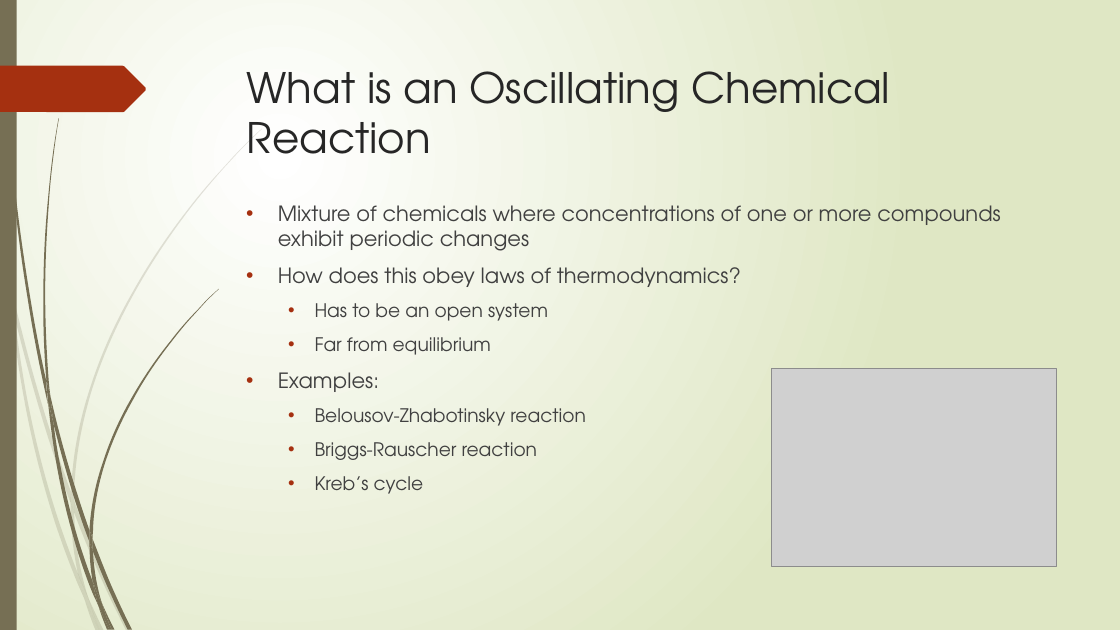
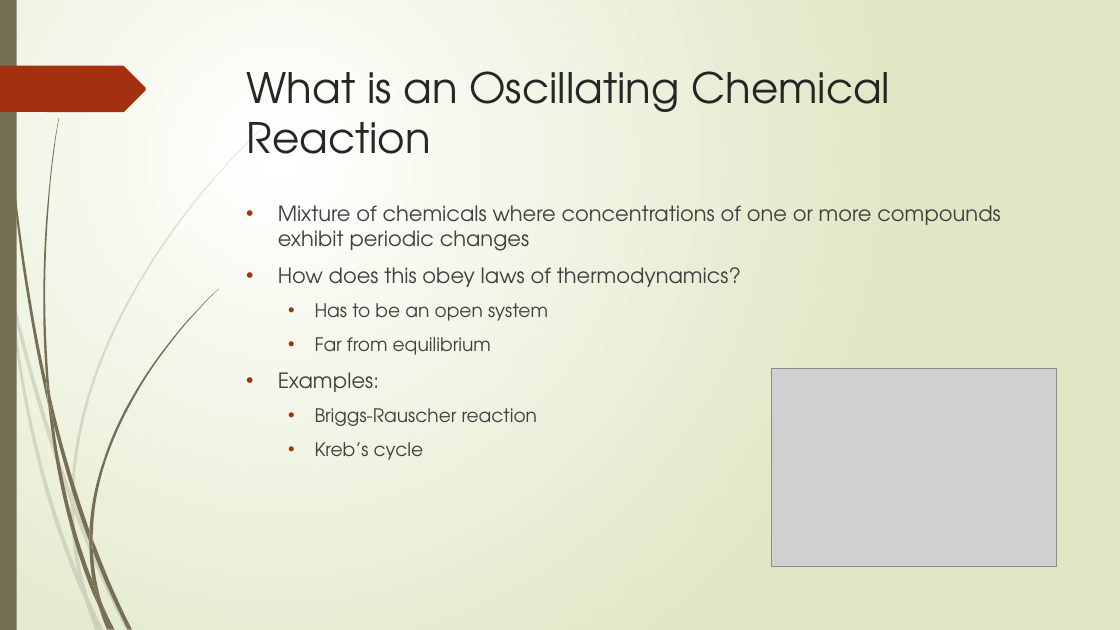
Before and after one commit to chan8005/Project-1, a slide deck: slide 2 of Modeling Oscillating Chemical Reactions.pptx. Drawn at 1120x630 pixels with LibreOffice and Linux fonts; fonts in the diff are those of the drawing; grey boxes stand for pictures. Boxes give left, top, right and bottom in pixels: in the first picture for what was removed or moved away, otherwise in the second. Text is boxed around its words. In the diff, an @@ line names an element or a change of style, - is before the commit and + after.

```diff
--- a/Modeling Oscillating Chemical Reactions.pptx
+++ b/Modeling Oscillating Chemical Reactions.pptx
@@ text at bbox=[315, 408, 585, 426]: paragraph removed @@
-  • Belousov-Zhabotinsky reaction
```
Also in this commit, not shown: 3 other slides changed, 3 slides added, 1 slide removed.
